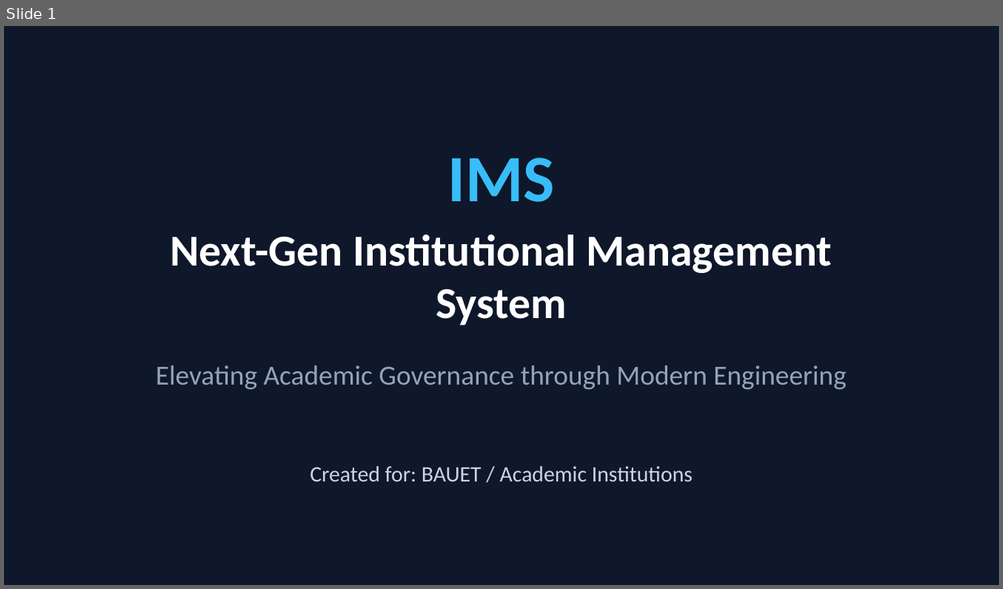
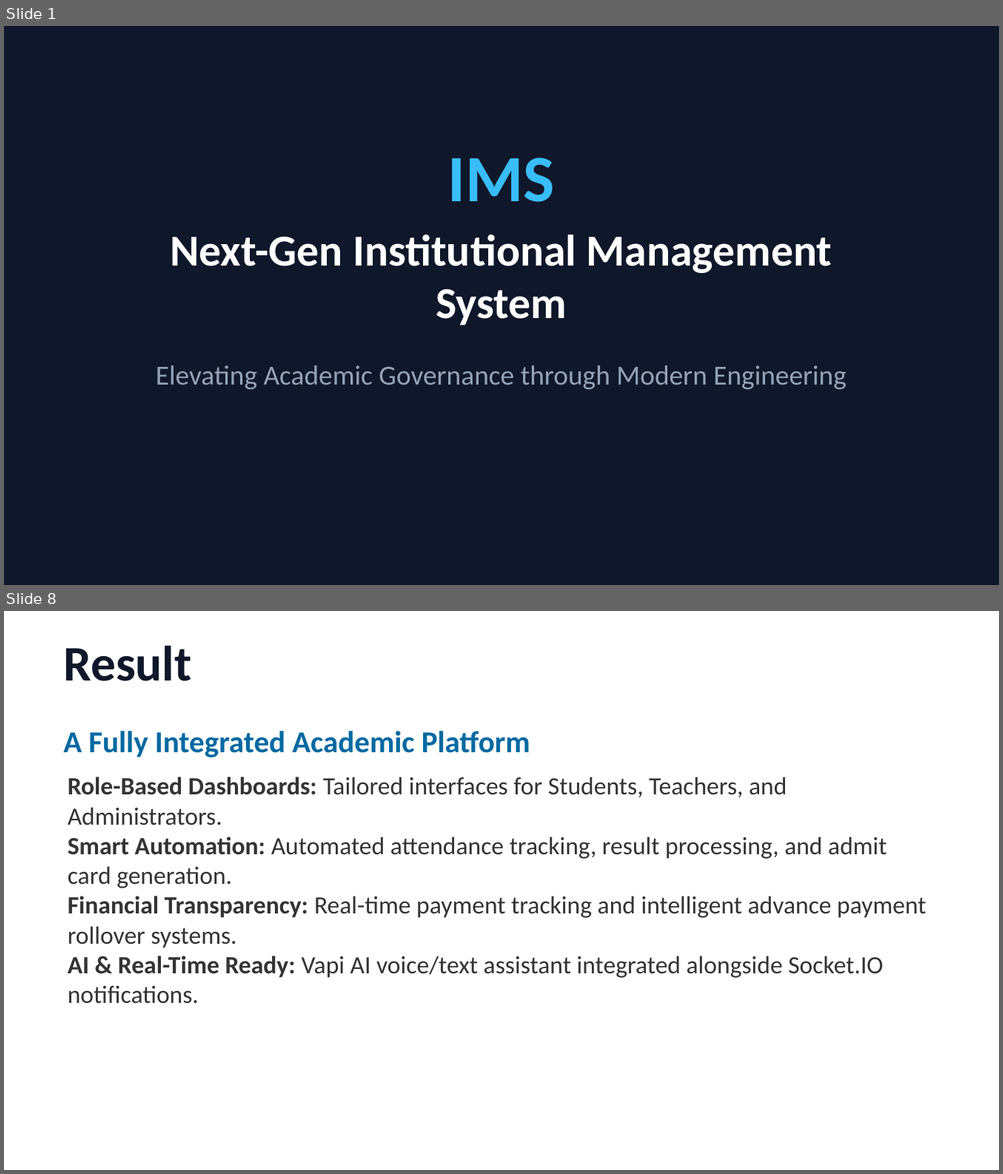
Before and after one commit to NoorAbdullah02/IMS, a slide deck: IMS_Project_Presentation.pptx. Shown one above the other, each under a label of ours: slide 1 before the commit, slides 1 and 8 after it; the slides between them are not shown. The pictures are 1003x589 and 1003x1174 pixels, drawn with LibreOffice and Linux fonts; fonts in the diff are those of the drawing. Boxes give left, top, right and bottom in pixels: in the first picture for what was removed or moved away, otherwise in the second. Text is boxed around its words. In the diff, an @@ line names an element or a change of style, - is before the commit and + after.

```diff
--- a/IMS_Project_Presentation.pptx
+++ b/IMS_Project_Presentation.pptx
@@ slide 8 added at (4,611,999,1170), background #FFFFFF @@
@@ text added at (63,646,191,681), 36 pt, text #0F172A, bold @@
+Result
@@ text added at (63,731,530,758), 22 pt, text #0369A1, bold @@
+A Fully Integrated Academic Platform
@@ text added at (68,777,786,826), 18 pt, text #333333 @@
+• Role-Based Dashboards: Tailored interfaces for Students, Teachers, and Administrators.
@@ text added at (68,837,886,889), 18 pt, text #333333 @@
+• Smart Automation: Automated attendance tracking, result processing, and admit card generation.
@@ text added at (68,896,925,948), 18 pt, text #333333 @@
+• Financial Transparency: Real-time payment tracking and intelligent advance payment rollover systems.
@@ text added at (68,956,882,1004), 18 pt, text #333333 @@
+• AI & Real-Time Ready: Vapi AI voice/text assistant integrated alongside Socket.IO notifications.
@@ slide 1 changed as well @@
@@ text removed at (310,466,692,482) @@
-Created for: BAUET / Academic Institutions
```
Also in this commit, not shown: 1 other slide changed, 9 other slides added, 7 slides removed, 1 other file.
